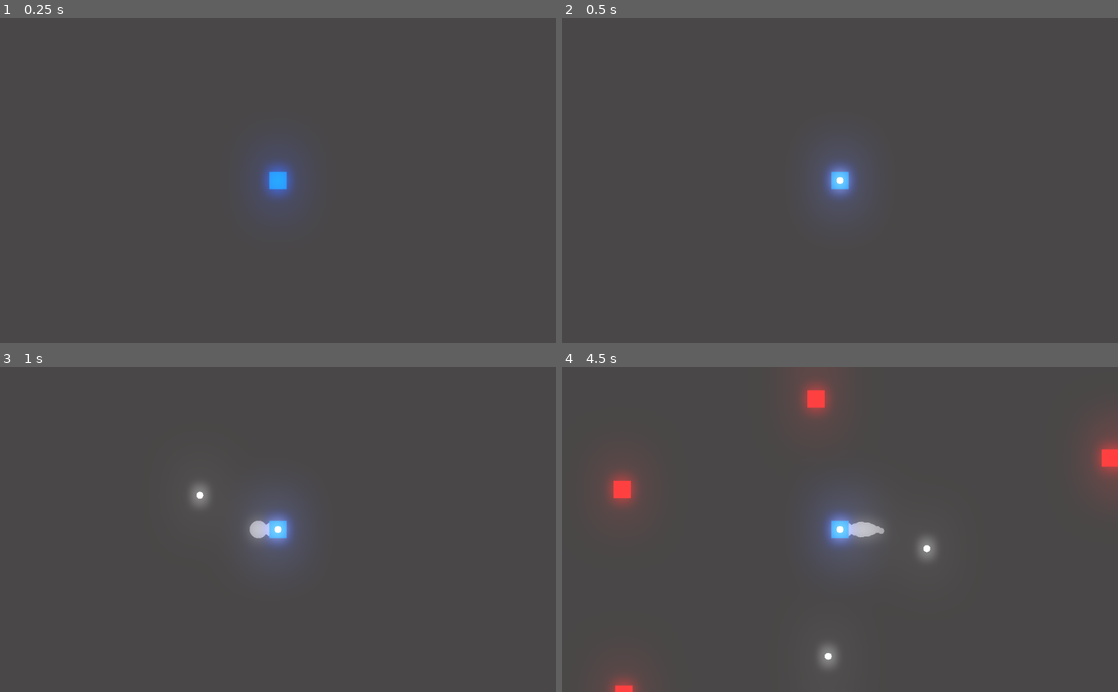
Above: before the commit, frames 1-4 (two rows, left to right).
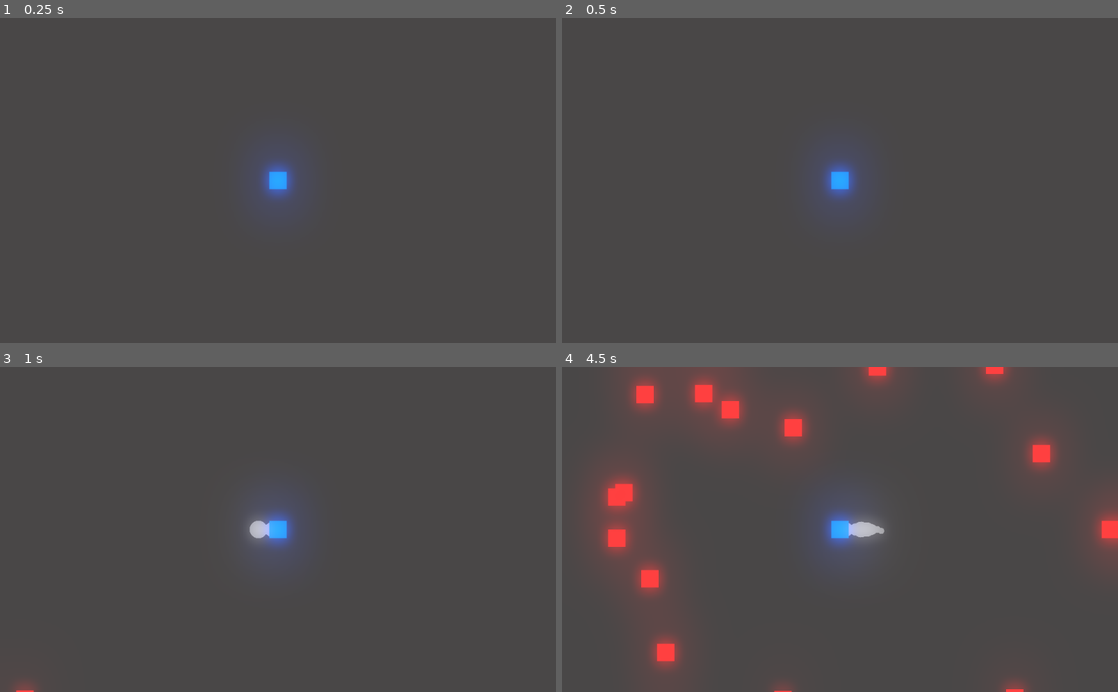
Above: after the commit, the same moments.

Repository: svenfinke/bulletstorm
Game: Godot game, scene res://Scenes/Demo.tscn
The game is run twice, just before and just after one commit, with the same random seed, the same clock (stepped at 60 frames per second) and the same inputs.
Inputs (mouse positions are in pixels of both pictures, inside the frame that each line leads up to):
- Up to frame 1 (0.25 s): no input
- Up to frame 2 (0.5 s): no input
- Up to frame 3 (1 s): move the mouse to (400, 513) at 0.52 s; hold Right (ui_right) from 0.53 s (still down)
- Up to frame 4 (4.5 s): move the mouse to (728, 545) at 1.27 s; release Right (ui_right) at 1.28 s; hold Down (ui_down) 1.28-2.03 s; move the mouse to (895, 458) at 2.02 s; hold Right (ui_right) 2.03-2.78 s; move the mouse to (812, 594) at 2.77 s; hold Up (ui_up) 2.78-3.53 s; move the mouse to (1006, 578) at 3.52 s; hold Left (ui_left) from 3.53 s (still down); move the mouse to (673, 480) at 4.27 s

Frame 1 is identical in both runs. In frame 2, 0.2% of the frame differs, in the area x 48-52%, y 46-54%; in frame 3, 0.5%; in frame 4, 10%, in the area x 6-100%, y 0-100%.

Commit message:
add exp; add restart

Diff:
--- a/Characters/Knight.tscn
+++ b/Characters/Knight.tscn
@@ -1,17 +1,29 @@
-[gd_scene load_steps=6 format=2]
+[gd_scene load_steps=7 format=2]
 
 [ext_resource path="res://Sprites/Square.png" type="Texture" id=1]
 [ext_resource path="res://Scripts/Player.gd" type="Script" id=2]
 [ext_resource path="res://Weapons/Gun.tscn" type="PackedScene" id=3]
 [ext_resource path="res://Sprites/Circle.png" type="Texture" id=4]
 
+[sub_resource type="CircleShape2D" id=2]
+radius = 322.751
+
 [sub_resource type="RectangleShape2D" id=1]
 extents = Vector2( 32, 32 )
 
 [node name="Knight" type="KinematicBody2D"]
 scale = Vector2( 0.5, 0.5 )
+collision_layer = 5
+collision_mask = 5
 script = ExtResource( 2 )
 Gun = ExtResource( 3 )
+
+[node name="AreaOfSight" type="Area2D" parent="."]
+collision_layer = 2
+collision_mask = 2
+
+[node name="CollisionShape2D" type="CollisionShape2D" parent="AreaOfSight"]
+shape = SubResource( 2 )
 
 [node name="CPUParticles2D" type="CPUParticles2D" parent="."]
 local_coords = false
--- a/Enemies/Enemy.gd
+++ b/Enemies/Enemy.gd
@@ -1,4 +1,6 @@
 extends KinematicBody2D
+
+var Exp = preload("res://Objects/Exp.tscn")
 
 var velocity = Vector2.ZERO
 var speed = 50
@@ -24,6 +26,7 @@
 func hit():
 	health-=1;
 	if health <= 0:
+		Global.instance_node(Exp, global_position, Global.DefaultParent)
 		queue_free()
 
 
--- a/Enemies/Enemy.tscn
+++ b/Enemies/Enemy.tscn
@@ -8,7 +8,7 @@
 
 [node name="KinematicBody2D" type="KinematicBody2D"]
 scale = Vector2( 0.5, 0.5 )
-collision_mask = 3
+collision_mask = 2
 script = ExtResource( 2 )
 
 [node name="Enemy" type="Sprite" parent="."]
--- /dev/null
+++ b/Objects/Exp.gd
@@ -0,0 +1,7 @@
+extends Area2D
+
+export (int) var amount = 5
+
+func _on_Area2D_body_entered(body):
+	Global.Exp += amount
+	queue_free()
--- /dev/null
+++ b/Objects/Exp.tscn
@@ -0,0 +1,23 @@
+[gd_scene load_steps=4 format=2]
+
+[ext_resource path="res://Sprites/Circle.png" type="Texture" id=1]
+[ext_resource path="res://Objects/Exp.gd" type="Script" id=2]
+
+[sub_resource type="CapsuleShape2D" id=1]
+radius = 29.0
+
+[node name="Area2D" type="Area2D"]
+scale = Vector2( 0.2, 0.2 )
+collision_layer = 4
+collision_mask = 4
+script = ExtResource( 2 )
+
+[node name="Sprite" type="Sprite" parent="."]
+modulate = Color( 0.0470588, 0.772549, 0.160784, 1 )
+scale = Vector2( 0.45, 0.6 )
+texture = ExtResource( 1 )
+
+[node name="CollisionShape2D" type="CollisionShape2D" parent="."]
+shape = SubResource( 1 )
+
+[connection signal="body_entered" from="." to="." method="_on_Area2D_body_entered"]
--- /dev/null
+++ b/Scenes/Dead.gd
@@ -0,0 +1,4 @@
+extends Node2D
+
+func _on_Button_pressed():
+	get_tree().change_scene("res://Scenes/Demo.tscn")
--- /dev/null
+++ b/Scenes/Dead.tscn
@@ -0,0 +1,22 @@
+[gd_scene load_steps=2 format=2]
+
+[ext_resource path="res://Scenes/Dead.gd" type="Script" id=1]
+
+[node name="Node2D" type="Node2D"]
+script = ExtResource( 1 )
+
+[node name="RichTextLabel" type="RichTextLabel" parent="."]
+margin_left = 26.0
+margin_top = 19.0
+margin_right = 114.0
+margin_bottom = 38.0
+text = "DEAD"
+
+[node name="Button" type="Button" parent="."]
+margin_left = 47.0
+margin_top = 70.0
+margin_right = 59.0
+margin_bottom = 90.0
+text = "Restart"
+
+[connection signal="pressed" from="Button" to="." method="_on_Button_pressed"]
--- a/Scenes/Demo.gd
+++ b/Scenes/Demo.gd
@@ -1,6 +1,9 @@
 extends Node2D
 
 var Enemy01 = preload("res://Enemies/Enemy.tscn")
+
+func _ready():
+	Global.DefaultParent = self
 
 func _on_EnemySpawnTimer_timeout():
 
@@ -19,4 +22,8 @@
 		posX = rand_range(left - 100, right + 100)
 		posY = rand_range(top - 100, down + 100)
 
-	Global.instance_node(Enemy01, Vector2(posX, posY), get_parent())
+	Global.instance_node(Enemy01, Vector2(posX, posY), Global.DefaultParent)
+
+
+func _on_Knight_tree_exiting():
+	get_tree().change_scene("res://Scenes/Dead.tscn")
--- a/Scenes/Demo.tscn
+++ b/Scenes/Demo.tscn
@@ -25,6 +25,8 @@
 environment = SubResource( 1 )
 
 [node name="EnemySpawnTimer" type="Timer" parent="."]
+wait_time = 0.2
 autostart = true
 
+[connection signal="tree_exiting" from="Knight" to="." method="_on_Knight_tree_exiting"]
 [connection signal="timeout" from="EnemySpawnTimer" to="." method="_on_EnemySpawnTimer_timeout"]
--- a/Scripts/Global.gd
+++ b/Scripts/Global.gd
@@ -1,8 +1,12 @@
 extends Node
 
 var Player
+var Exp = 0
+var DefaultParent = null
 
 func instance_node(node, location, parent):
+	if !parent:
+		return null
 	var node_instance = node.instance()
 	parent.add_child(node_instance)
 	node_instance.global_position = location
--- a/Scripts/Player.gd
+++ b/Scripts/Player.gd
@@ -3,6 +3,8 @@
 export (int) var speed = 80.0
 export (PackedScene) var Gun
 export (int) var health = 5
+
+var closestEnemy = null
 
 func _ready():
 	Global.Player = self
@@ -24,8 +26,12 @@
 	move_and_slide(velocity * speed)
 
 func shoot():
-	Global.instance_node(Gun, global_position, get_parent())
+	var enemy = get_closest_enemy()
 
+	if enemy:
+		var gun = Global.instance_node(Gun, global_position, Global.DefaultParent)
+		gun.look_once = false
+		gun.look_at(enemy.global_position)
 
 func _on_ShootTimer_timeout():
 	shoot()
@@ -35,3 +41,15 @@
 	if health <= 0:
 		Global.Player = null
 		queue_free()
+
+func get_closest_enemy():
+	var bodies = $AreaOfSight.get_overlapping_bodies()
+	var closestBody = null
+	if bodies.size() > 0:
+		var minDistance = 9999.99;
+		for body in bodies:
+			var distance = global_position.distance_to(body.global_position)
+			if distance < minDistance:
+				minDistance = distance
+				closestBody = body
+	return closestBody
--- a/Weapons/Gun.gd
+++ b/Weapons/Gun.gd
@@ -3,7 +3,7 @@
 var velocity = Vector2(1,0)
 var speed = 250
 
-var look_once = true
+export var look_once = true
 
 func _physics_process(delta):
 	if look_once:
